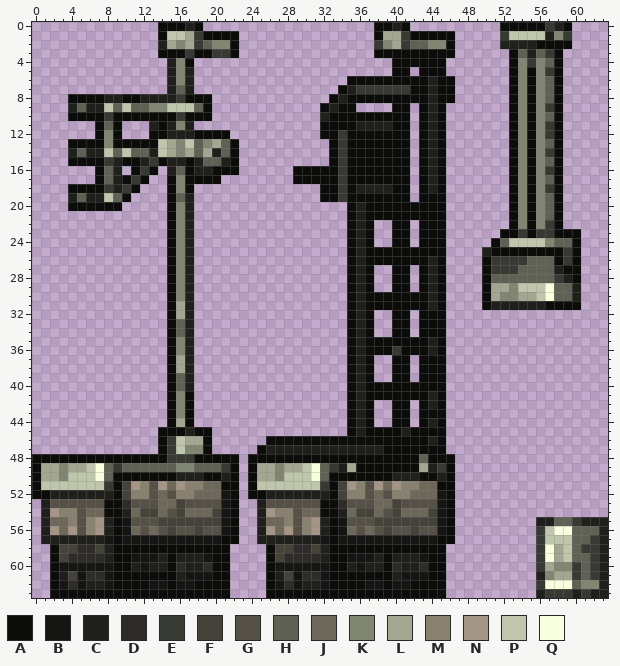
Pixel-art sprite: content/Entities/Structures/Industry/PowerHammer/power_hammer.00.png. Above is the file before it was changed.
The file is 64x64 pixels. Colours within 5 levels of each other are drawn and written as one.
Palette (. is transparent): A #0c0c0b  B #151514  C #1f201c  D #2e2c29  E #373933  F #45423a  G #565146  H #5f6154  J #6e685a  K #808672  L #a3a690  M #89816f  N #a59587  P #c0c6ac  Q #f7ffdd
Pixels before (only the part around the change), first column x 23:
 0 ...............AACA........
 1 ...............ALLEAAAAA...
 2 ...............EKLEHHKKA...
 3 ...............AAAAAAAAA...
 4 .................AAAAAA....
 5 .................AA.AAA....
 6 ............AAAAAAAAACAA...
 7 ...........ACEEEEEEAACAA...
 8 ..........ACAAAAAAAAACAA...
 9 .........ACAA....AA.ACA....
10 .........CAAAAAAAAA.ACA....
11 .........AAAACCCCAA.ACA....
12 .........AAEAAAAAAA.ACA....
13 ..........AEAAAAAAA.ACA....
14 ..........AEAAAAAAA.ACA....
15 ..........AEAAAAAAA.ACA....
16 ......AAAAAEAAAAAAA.ACA....
17 ......AAAAAEAAAAAAA.ACA....
18 .........AAEACCCCAA.ACA....
19 .........AAEAAAAAAA.AAA....
20 ............ACAAAAAAAAA....
21 ............ACAAAAAAAAA....
22 ............ACA..AA.AAA....
23 ............ACA..AA.AAA....
24 ............ACA..AA.AAA....
25 ............ACAAAAAAAAA....
26 ............ACAAAAAAACA....
27 ............ACA..AA.ACA....
28 ............ACA..AA.ACA....
29 ............ACA..AA.ACA....
30 ............ACAAAAAAACA....
31 ............ACAAAAAAACA....
32 ............ACA..AA.AAA....
33 ............ACA..AA.AAA....
34 ............ACA..AA.AAA....
35 ............ACAAAAAAACA....
36 ............ACAAAEAAACA....
37 ............ACA..AA.AAA....
38 ............ACA..AA.AAA....
39 ............ACA..AA.AAA....
40 ............ACAAAAAAAAA....
41 ............ACAAAAAAACA....
42 ............ACA..AA.ACA....
43 ............ACA..AA.AAA....
44 ............ACA..AA.ACA....
45 ............ACAAAACAAAA....
46 ...AAAAAAAAAAAAAAAAAACA....
47 ..ACCCCCCCCCCCCCAAAAAAA....
48 .AAAAAAAAAAAAAAAAAAAHAAA...
49 .ALLKLLPQHECLAAAAAAALCEA...
50 .ALLKPPPQHAAAAAAACCCAACA...
51 .APPPPPPPEAFNMGNJNMMJJAA...
52 .AACCCCCCCAFMMGJGMMJJJBA...
53 ..CGGGGGGAADGGGJJFGGGGBA...
54 ..CNMMGJJAACJFFJGFJJJFBA...
55 ..CJJMGMNCABGGGFFFFFFFBA...
56 ..CNJNGMNCABJGJGFGGFGGBA...
57 ..CCCCCCCBABBBBBBBBBBBAA...
58 ...AFFDDFCAAAAAAAAAAAAA....
59 ...AFDDDDCAABBBCACCCBAA....
60 ...ABBBBBBAACBCCADCCDAA....
61 ...ACFBDDBAAAAAAACBBBAA....
62 ...ABDBCCBAAAABBABBAAAA....
63 ...AAAAAAAAAAAAAAAAAAAA....
The result:
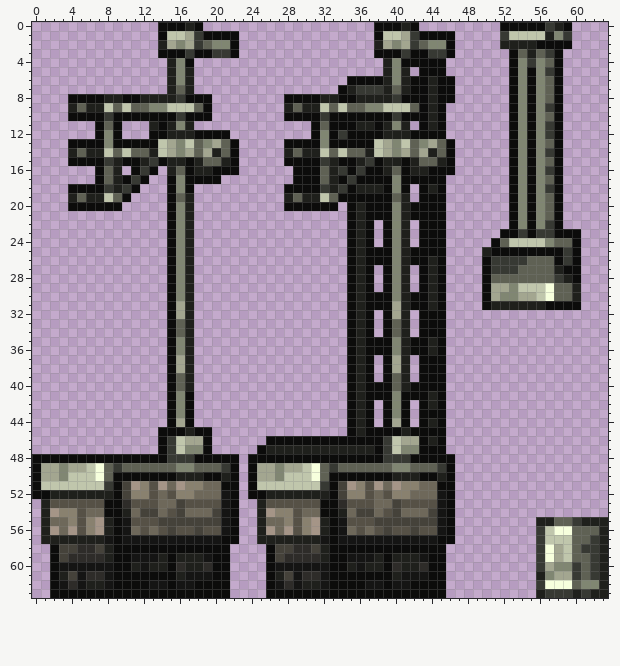
The exact change:
Changed rows in their new state; - is an unchanged pixel.
first column x 28:
 0 ------------ACA----
 1 -----------PPLE----
 2 ----------CLKLE----
 3 -------------E--EE-
 4 -----------CK------
 5 -----------CKC-----
 6 -----------CKC-----
 7 -----------CHC-----
 8 AAAACCA-CCCCE------
 9 CHCCPHPHHKKPPPH----
10 AAAAE-------E-A----
11 ---AH-----A-KC-----
12 ---AK------CCCA-A--
13 AAAAK-A---PLKPHKLHA
14 CHCCPHPHHCPLKLHL-HA
15 AAAAECA-CE-CC-CHHCA
16 ----HC--E--CH-CCA-A
17 ----HCAE----K-A-A--
18 AAAAEC-----AK------
19 CHCCPHA-----HC-----
20 AAAAAA------KC-----
21 ------------KC-----
22 -----------AKC-----
23 -----------AKC-----
24 -----------AKC-----
25 ------------KC-----
26 ------------KC-----
27 -----------AKC-----
28 -----------AKC-----
29 -----------AKC-----
30 ------------KC-----
31 ------------LC-----
32 -----------ALC-----
33 -----------AHC-----
34 -----------AHC-----
35 ------------KC-----
36 ------------KC-----
37 -----------ALC-----
38 -----------ALC-----
39 -----------AHC-----
40 ------------HC-----
41 ------------K------
42 -----------AK------
43 -----------AK------
44 -----------AL------
46 -----------EPLL----
47 ----------AEPKK----
48 -----------EEE-A---
49 ------HHHHHHKKHHH--
Where, in picture pixels (left, top, right, bottom), the same in both pictures:
changed: (284, 22, 455, 472)
